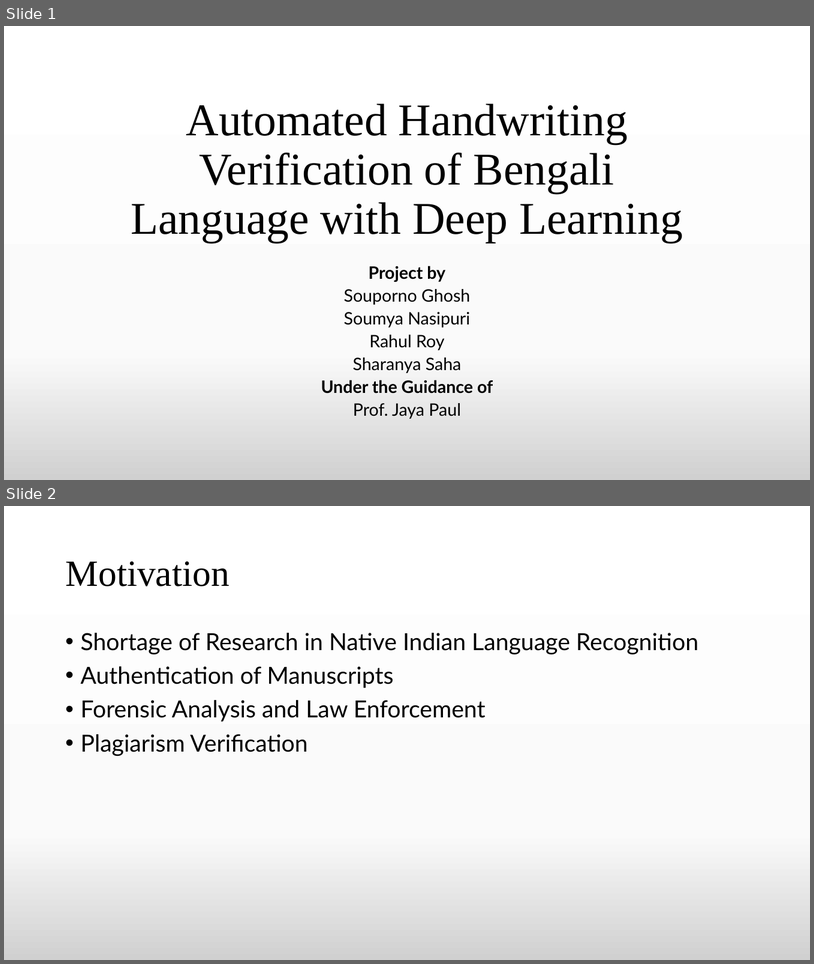
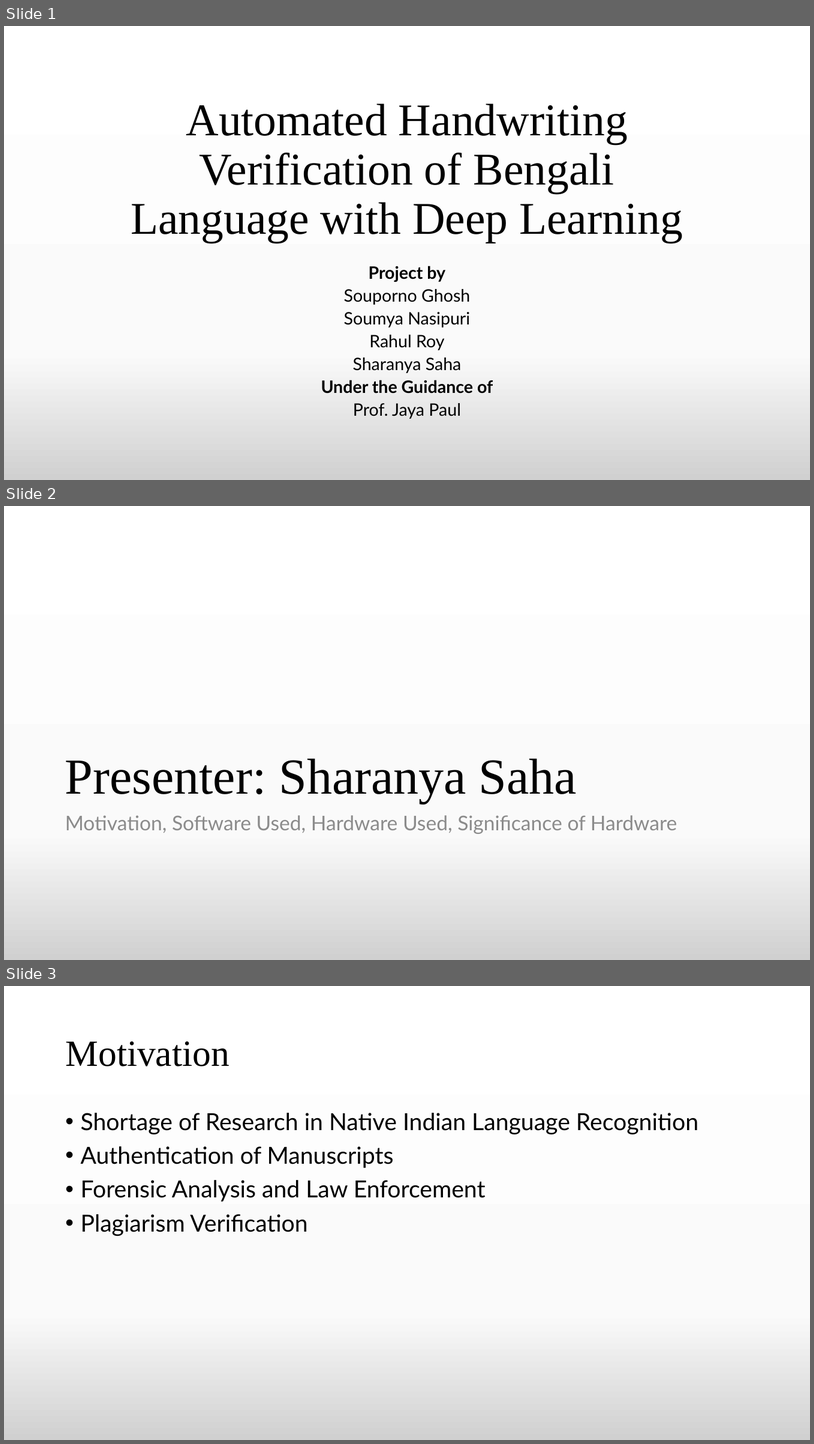
Before and after one commit to TheAnonymousMan/local-language-recognition-gcelt-class-2021, a slide deck: Documentation/4th Year Project Presentation.pptx. Shown one above the other, each under a label of ours: slides 1 and 2 before the commit, slides 1, 2 and 3 after it. The pictures are 814x964 and 814x1444 pixels, drawn with LibreOffice and Linux fonts; fonts in the diff are those of the drawing. Boxes give left, top, right and bottom in pixels: in the first picture for what was removed or moved away, otherwise in the second. Text is boxed around its words. In the diff, an @@ line names an element or a change of style, - is before the commit and + after.

```diff
--- a/Documentation/4th Year Project Presentation.pptx
+++ b/Documentation/4th Year Project Presentation.pptx
@@ slide 2 added at [4, 506, 810, 960], background gradient #FFFFFF to #FBFBFB to #D1D1D1 @@
@@ title added at [65, 758, 577, 803], 60 pt, text #000000 @@
+Presenter: Sharanya Saha
@@ text added at [65, 815, 677, 834], 24 pt, text #8C8C8C @@
+Motivation, Software Used, Hardware Used, Significance of Hardware
@@ what was slide 2 is now slide 3 @@
```
Also in this commit, not shown: 3 other slides added.
